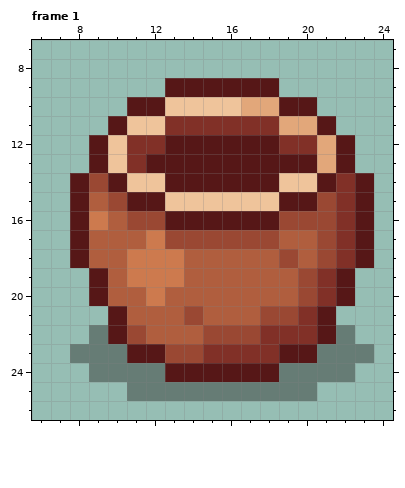
A pixel-art file gets an edit: _Data/LevelObject/ClayBottonA.aseprite. This is how it looked before the edit.
32x32 pixels, 2 frames. Shown: frame 1: x 6..24, y 7..26. The commit also changed other frames, which this record leaves out.
After the commit:
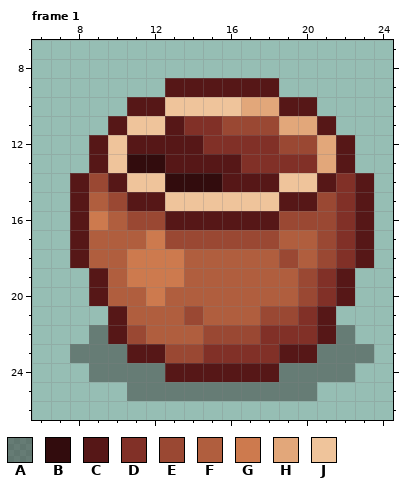
Palette (. is transparent): A #2b2b2872  B #320c0d  C #561717  D #813027  E #9a4833  F #b05e3e  G #cd7a4e  H #e2a77a  J #efc49b
Change:
Changed rows in their new state; - is an unchanged pixel.
Frame 1, layer "Layer 1":
first column x 11:
11 --C--EEE--
12 CC--DDDDEE
13 BB----DDDD
14 --BBB-----
Changed places in both pictures, as pixel boxes (x1, y1, x2, y2):
changed: (127, 116, 317, 192)
